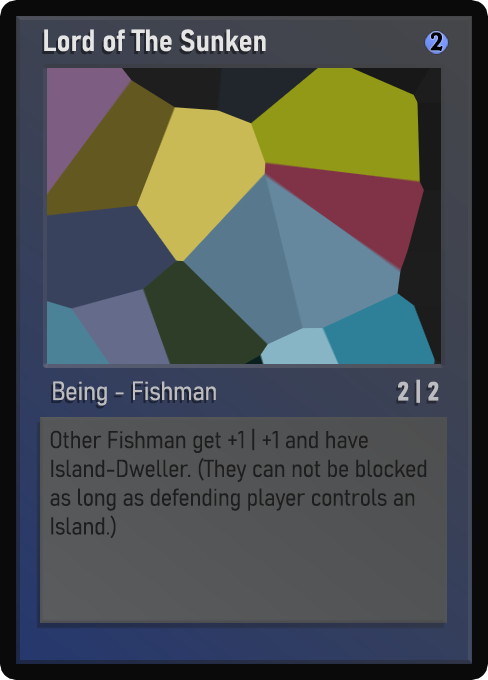
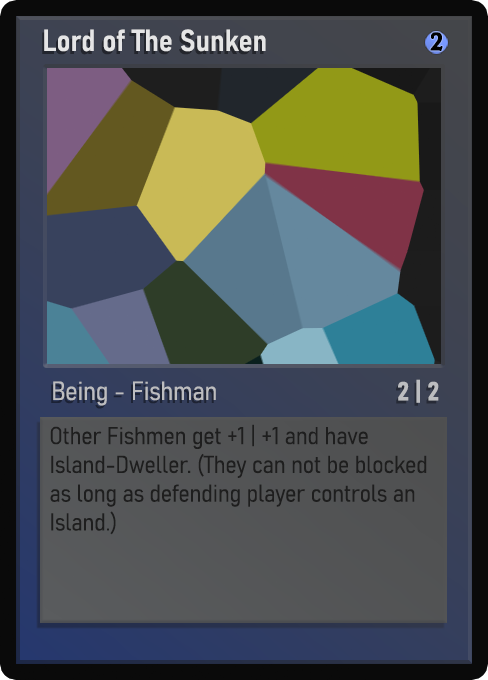
Revision of a layered 488 × 680 image; what changed, layer by layer:
painted on "Desc_norm" over [50, 424, 427, 539]
